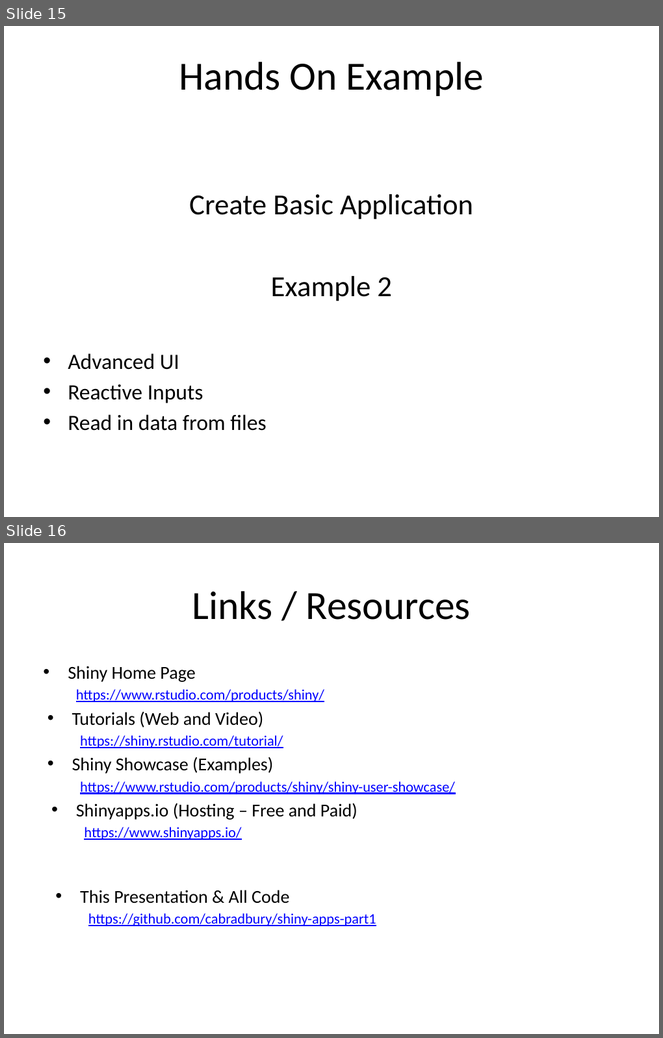
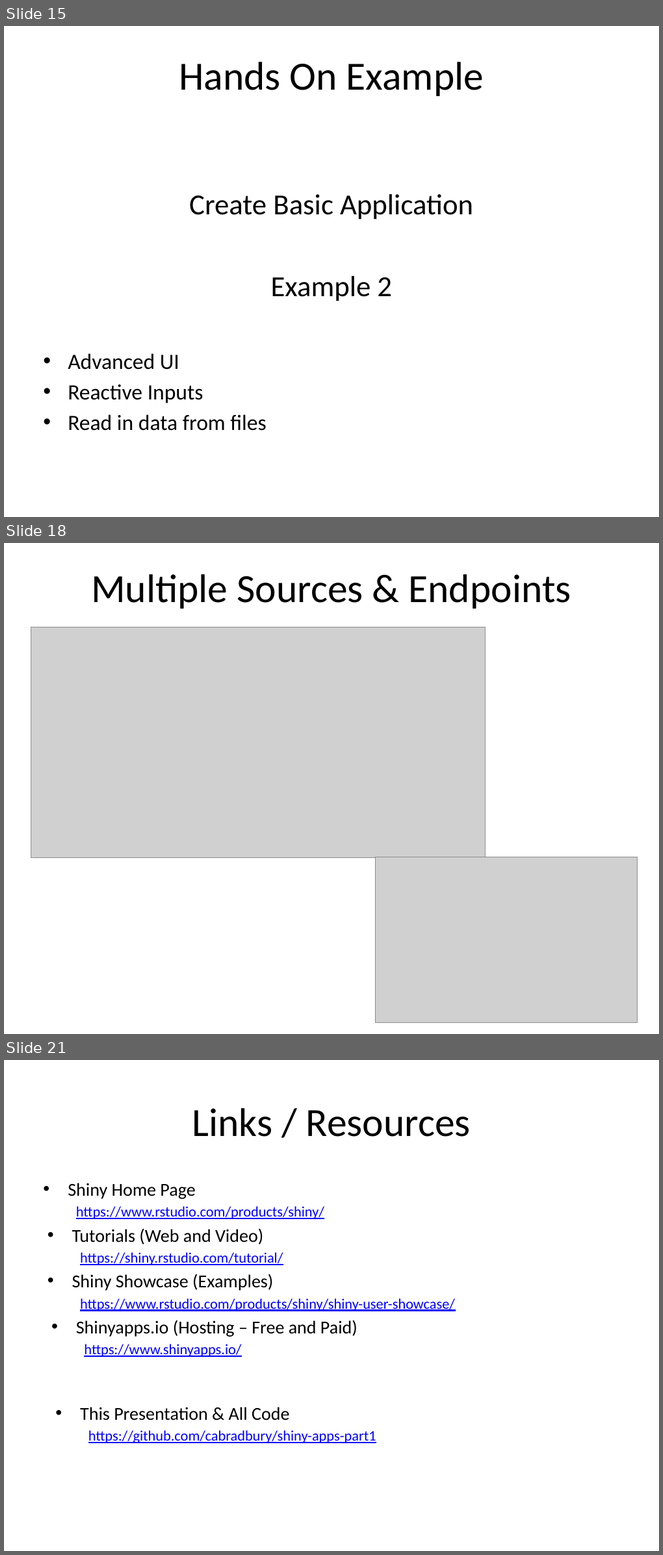
Before and after one commit to cabradbury/shiny-apps-part1, a slide deck: Presentation.pptx. Shown one above the other, each under a label of ours: slides 15 and 16 before the commit, slides 15, 18 and 21 after it; the slides between them are not shown. The pictures are 663x1038 and 663x1555 pixels, drawn with LibreOffice and Linux fonts; fonts in the diff are those of the drawing; grey boxes stand for pictures. Boxes give left, top, right and bottom in pixels: in the first picture for what was removed or moved away, otherwise in the second. Text is boxed around its words. In the diff, an @@ line names an element or a change of style, - is before the commit and + after.

```diff
--- a/Presentation.pptx
+++ b/Presentation.pptx
@@ slide 18 added at [4,543,659,1034], background #FFFFFF @@
@@ title added at [91,574,571,609], 44 pt, text #000000 @@
+Multiple Sources & Endpoints
@@ picture added at [31,627,485,858] @@
@@ picture added at [376,857,638,1023] @@
@@ what was slide 16 is now slide 21 @@
```
Also in this commit, not shown: 1 slide changed, 4 other slides added.
